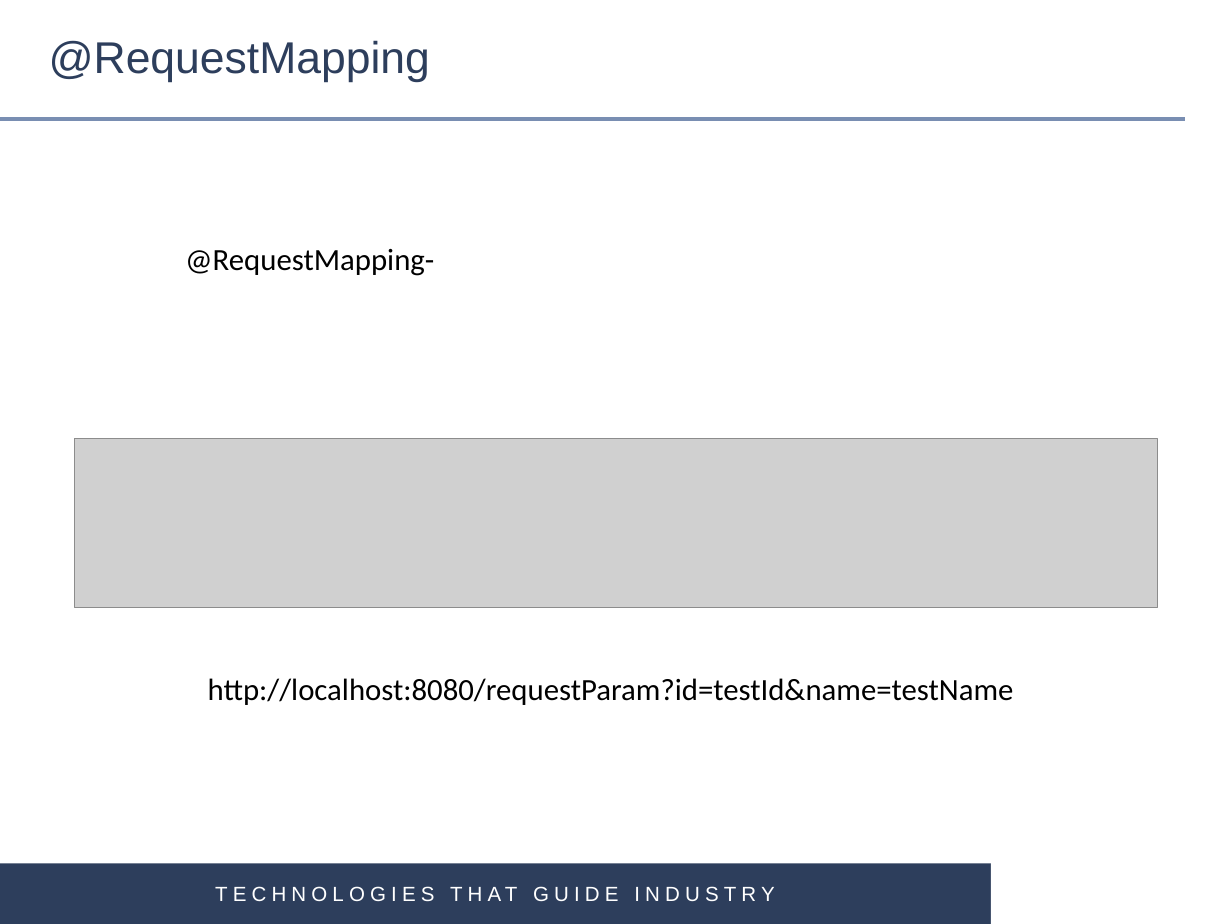
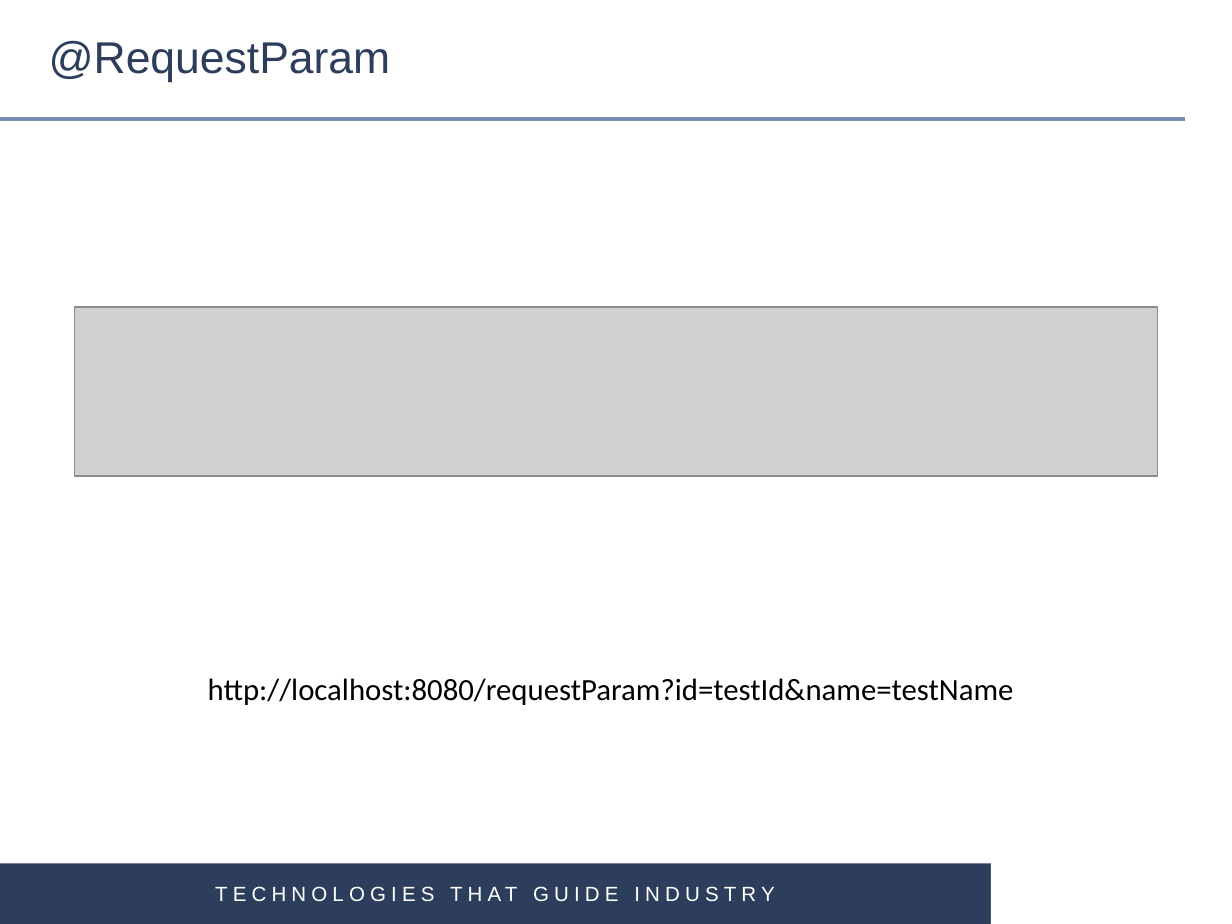
Before and after one commit to gardian91/SPRING_MVC-PSK, a slide deck: slide 12 of Spring MVC.pptx. Drawn at 1232x924 pixels with LibreOffice and Linux fonts; fonts in the diff are those of the drawing; grey boxes stand for pictures; background and template pictures are left out. Boxes give left, top, right and bottom in pixels: in the first picture for what was removed or moved away, otherwise in the second. Text is boxed around its words. In the diff, an @@ line names an element or a change of style, - is before the commit and + after.

```diff
--- a/Spring MVC.pptx
+++ b/Spring MVC.pptx
@@ title at [49, 40, 391, 82]: text changed @@
-@RequestMapping
+@RequestParam
@@ text removed at [185, 249, 434, 276] @@
-@RequestMapping-
@@ picture: place and size @@
-picture at [74, 439, 1157, 607]
+picture at [74, 307, 1157, 476]
```
Also in this commit, not shown: 5 other slides changed, 1 slide added.
